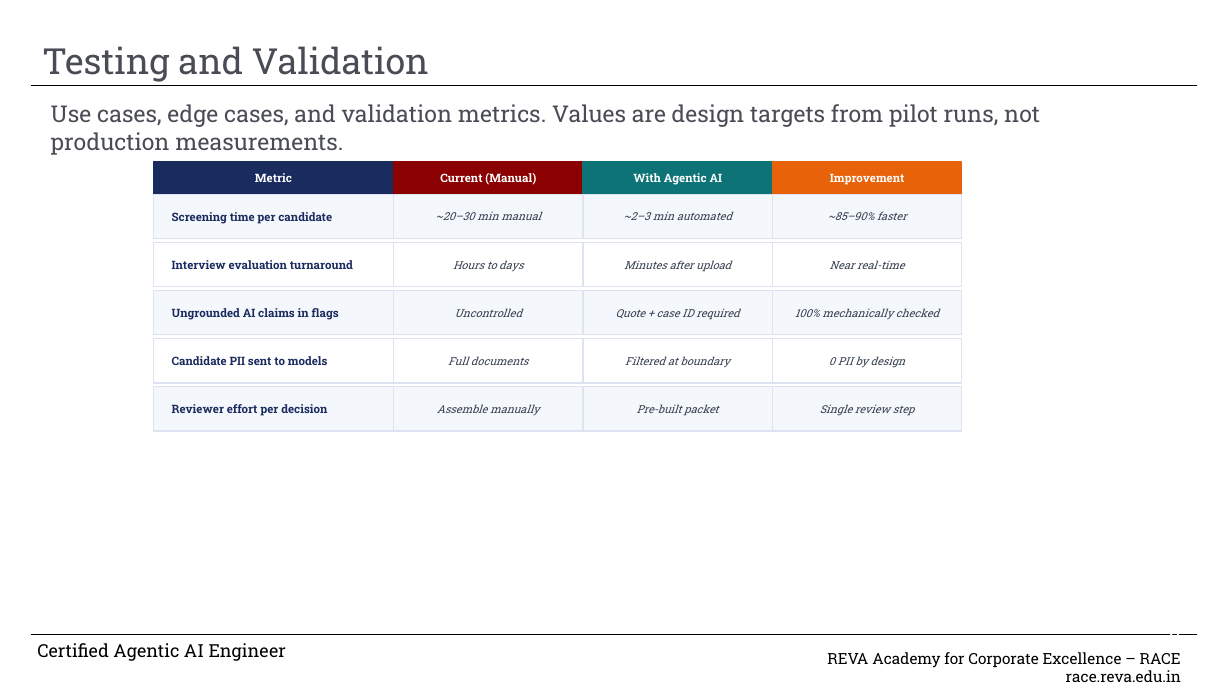
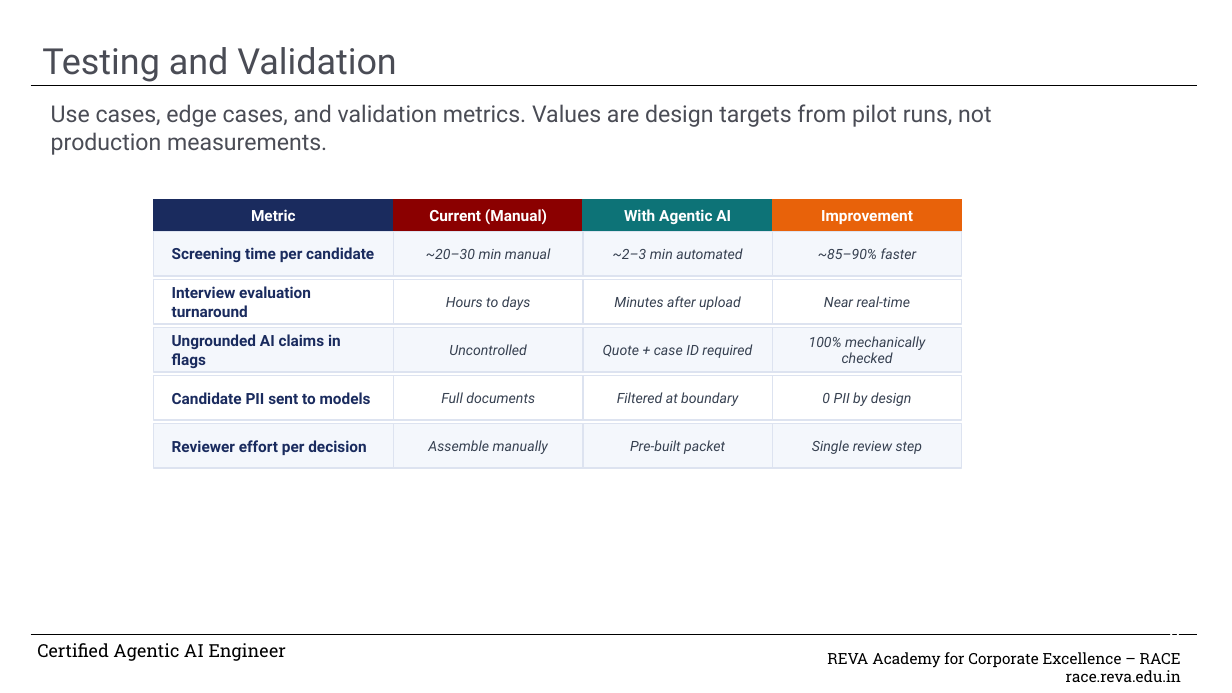
Before and after one commit to adaptiverajat/hire-lens, a slide deck: slide 9 of documentation/HireLens_Capstone_Final_Submission.pptx. Drawn at 1232x693 pixels with LibreOffice and Linux fonts; fonts in the diff are those of the drawing; background and template pictures are left out. Boxes give left, top, right and bottom in pixels: in the first picture for what was removed or moved away, otherwise in the second. Text is boxed around its words. In the diff, an @@ line names an element or a change of style, - is before the commit and + after.

Commit message:
Changed font on PPT and updated card top margin by 20px

```diff
--- a/documentation/HireLens_Capstone_Final_Submission.pptx
+++ b/documentation/HireLens_Capstone_Final_Submission.pptx
@@ title "Testing and Validation" at box(42, 47, 397, 82): font Roboto Slab to Roboto @@
@@ text "Use cases, edge cases, and ..." at box(51, 104, 991, 155): font Roboto Slab to Roboto @@
@@ size 9 to 12 pt, font Roboto Slab to Roboto in 9 elements at box(172, 247, 374, 262), box(172, 286, 311, 317), box(251, 209, 296, 221), box(429, 209, 547, 225), box(624, 209, 731, 225), box(821, 210, 913, 224), box(172, 334, 341, 368), box(172, 392, 371, 404), box(172, 440, 366, 455) @@
@@ 24 texts, 24 rectangles: place and size @@
-24 texts, 24 rectangles at box(153, 162, 962, 431)
+24 texts, 24 rectangles at box(153, 200, 962, 469)
@@ size 8.5 to 11 pt, font Roboto Slab to Roboto in 15 elements at box(613, 248, 742, 259), box(446, 296, 531, 310), box(614, 296, 741, 310), box(824, 296, 911, 307), box(426, 248, 550, 259), box(818, 248, 917, 259), box(449, 344, 526, 355), box(603, 344, 752, 358), box(809, 336, 925, 363), box(441, 392, 535, 403), box(617, 392, 738, 406), box(822, 392, 912, 406), box(428, 440, 548, 454), box(630, 440, 725, 454), box(812, 440, 923, 454) @@
```
Also in this commit, not shown: 9 other slides changed, 1 other file.
